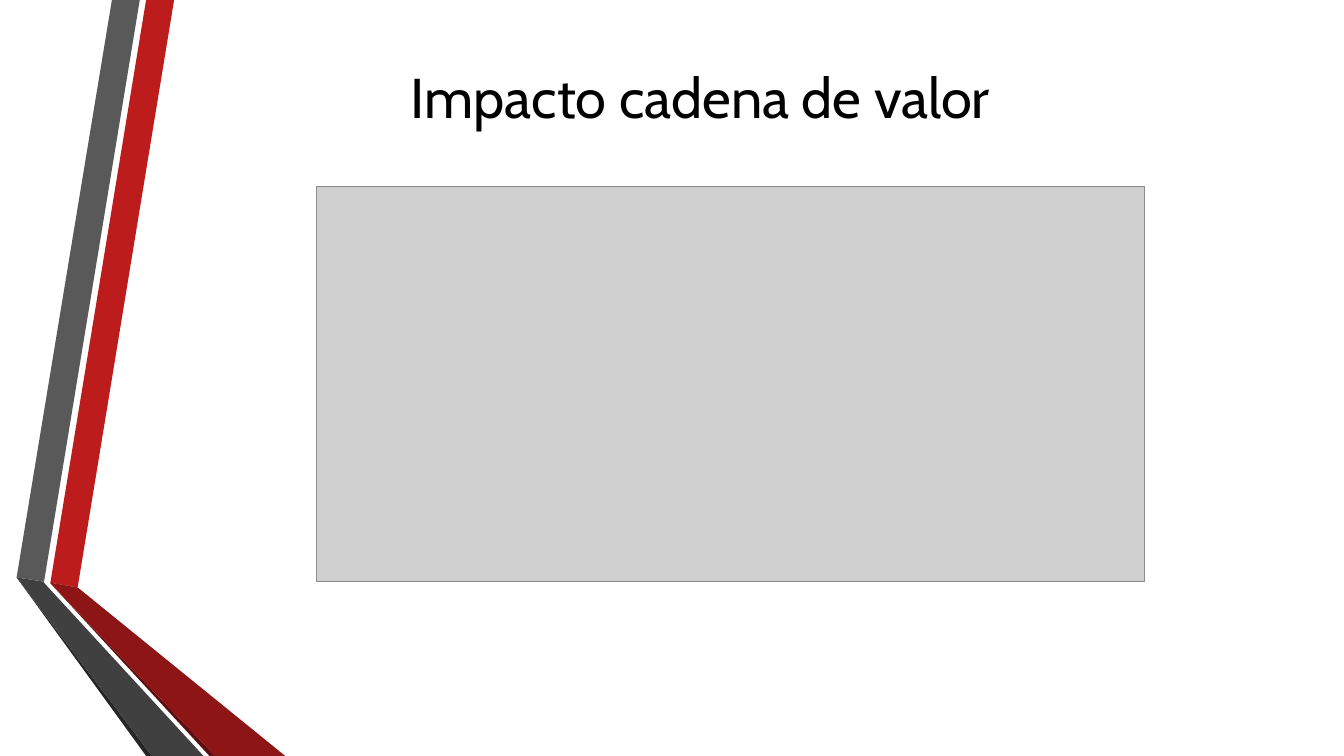
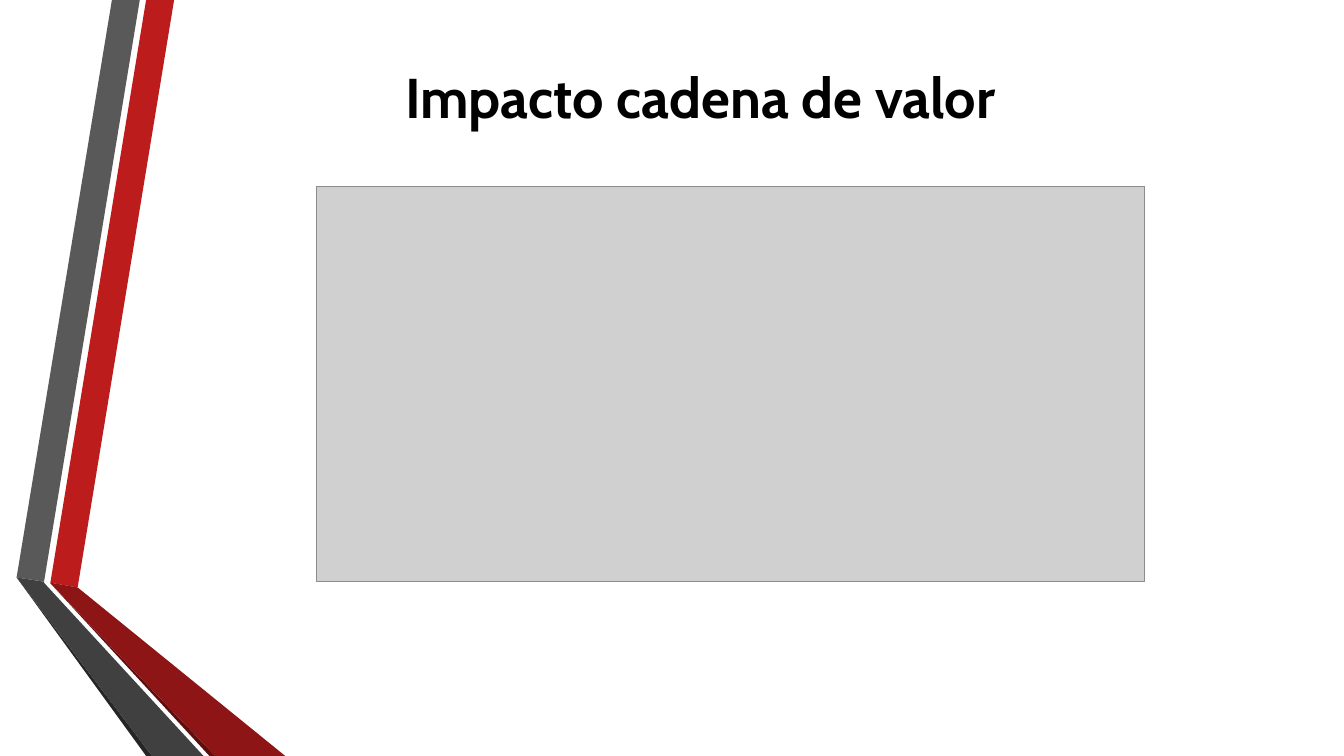
Before and after one commit to gaudisolutions/ecos, a slide deck: slide 9 of Proyecto I/Arquitectura Objetivo MPLA.pptx. Drawn at 1344x756 pixels with LibreOffice and Linux fonts; fonts in the diff are those of the drawing; grey boxes stand for pictures; background and template pictures are left out. Boxes give left, top, right and bottom in pixels: in the first picture for what was removed or moved away, otherwise in the second. Text is boxed around its words. In the diff, an @@ line names an element or a change of style, - is before the commit and + after.

```diff
--- a/Proyecto I/Arquitectura Objetivo MPLA.pptx
+++ b/Proyecto I/Arquitectura Objetivo MPLA.pptx
@@ title "Impacto cadena de valor" at box(405, 76, 995, 131): bold on @@
```
Also in this commit, not shown: 4 slides added, 2 slides removed, 2 other files.
